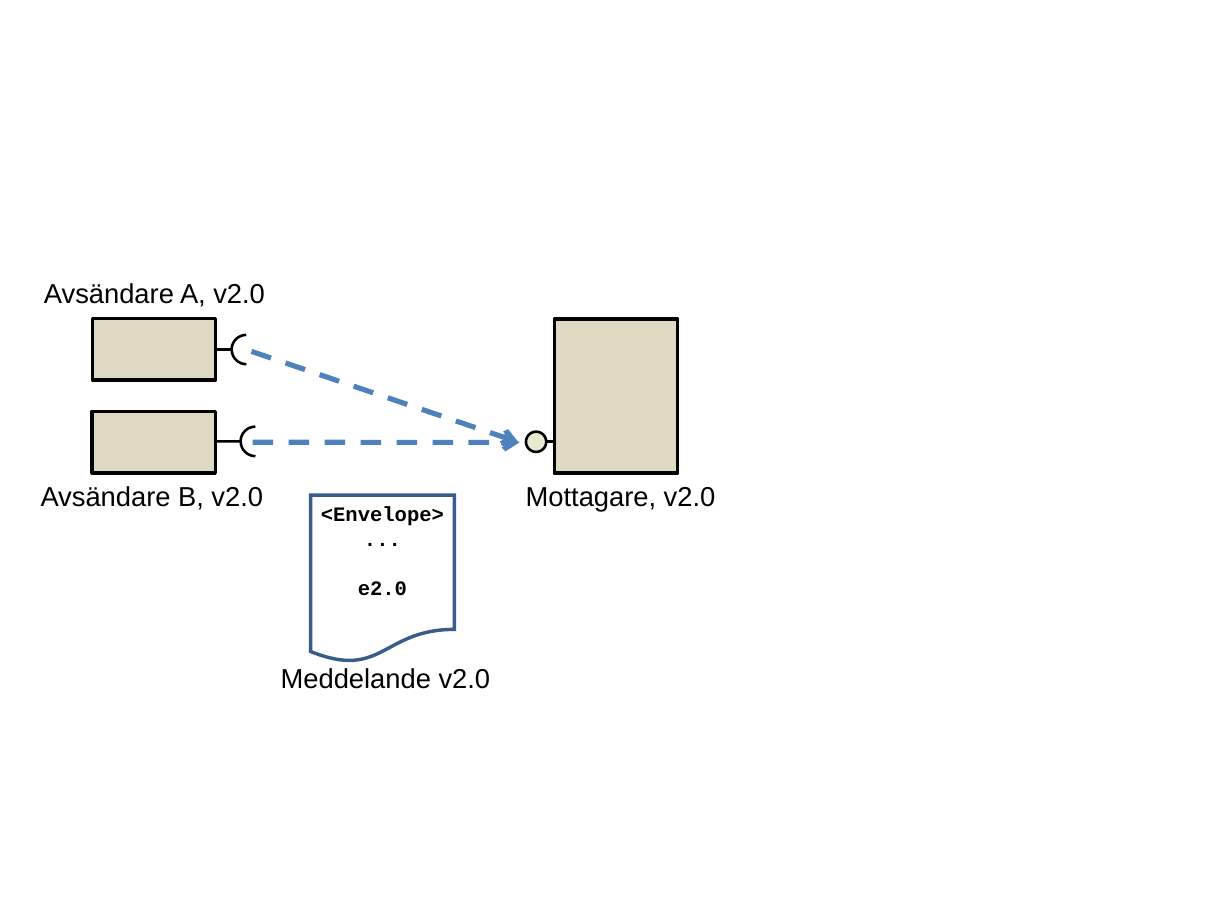
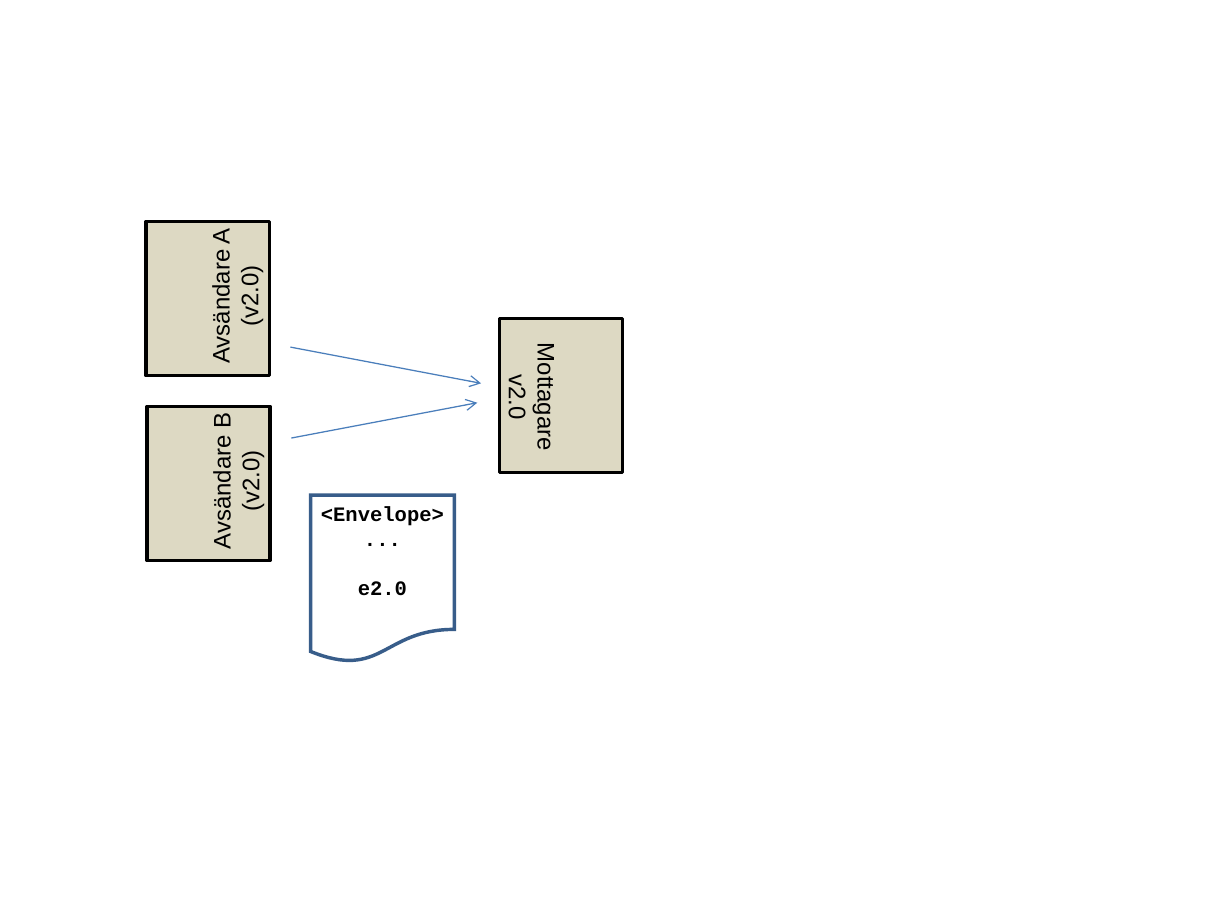
Before and after one commit to admstar/rivta, a slide deck: slide 15 of site/www/images/RIV-förvaltning, Illustrationer.ppt (slide 13 before the commit). Drawn at 1232x924 pixels with LibreOffice and Linux fonts; fonts in the diff are those of the drawing. Boxes give left, top, right and bottom in pixels: in the first picture for what was removed or moved away, otherwise in the second. Text is boxed around its words. In the diff, an @@ line names an element or a change of style, - is before the commit and + after.

```diff
--- a/site/www/images/RIV-förvaltning, Illustrationer.ppt
+++ b/site/www/images/RIV-förvaltning, Illustrationer.ppt
@@ rectangle: place and size @@
-rectangle at <box>92,318,216,379</box>
+rectangle at <box>147,222,270,376</box>
@@ text "Avsändare A" at <box>208,229,264,361</box>: rotation 0 to 270 degrees @@
@@ text at <box>208,229,264,361</box>: text changed; size 16 to 14 pt @@
-Avsändare A, v2.0
+Avsändare A
+(v2.0)
@@ rectangle: place and size @@
-rectangle at <box>554,319,678,473</box>
+rectangle at <box>499,319,622,473</box>
@@ line removed from (233, 350) to (195, 350) @@
@@ freeform shape removed at <box>232,335,246,350</box> @@
@@ freeform shape removed at <box>232,350,246,365</box> @@
@@ arrow added from (291, 347) to (480, 383), #4A7EBB 0.74 pt @@
@@ text "Mottagare" at <box>504,353,560,448</box>: rotation 0 to 90 degrees @@
@@ text at <box>504,353,560,448</box>: text changed; size 16 to 14 pt @@
-Mottagare, v2.0
+Mottagare
+v2.0
@@ rectangle: place and size @@
-rectangle at <box>92,411,216,473</box>
+rectangle at <box>147,407,270,561</box>
@@ text "Avsändare B" at <box>209,413,265,546</box>: rotation 0 to 270 degrees @@
@@ text at <box>209,413,265,546</box>: text changed; size 16 to 14 pt @@
-Avsändare B, v2.0
+Avsändare B
+(v2.0)
@@ arrow moved from (251, 351) - (519, 442) to (291, 439) - (477, 403) @@
@@ arrow (291, 439) - (477, 403): stroke #4F81BD 3 pt dashed to #4A7EBB 0.74 pt @@
@@ line removed from (241, 441) to (203, 441) @@
@@ freeform shape removed at <box>240,426,255,441</box> @@
@@ freeform shape removed at <box>240,441,255,456</box> @@
@@ arrow removed from (253, 442) to (520, 442) @@
@@ ellipse removed at <box>526,431,546,451</box> @@
@@ line removed from (590, 441) to (546, 441) @@
@@ text removed at <box>281,668,491,689</box> @@
-Meddelande v2.0
```
Also in this commit, not shown: 10 other slides changed, 2 slides added, 27 other files.
